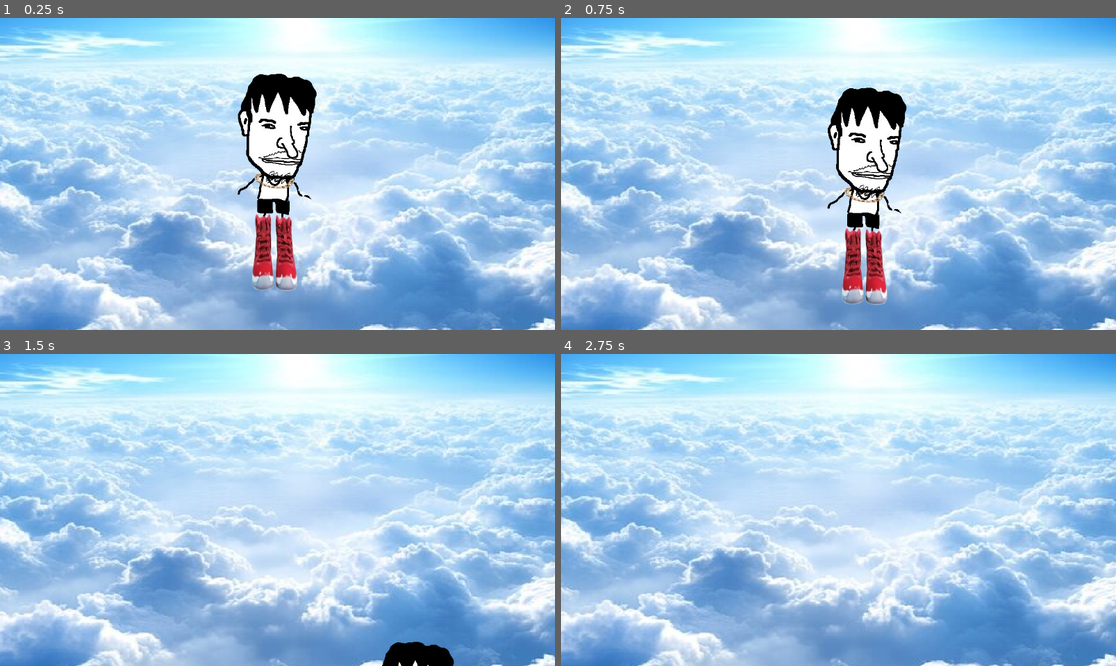
Above: before the commit, frames 1-4 (two rows, left to right).
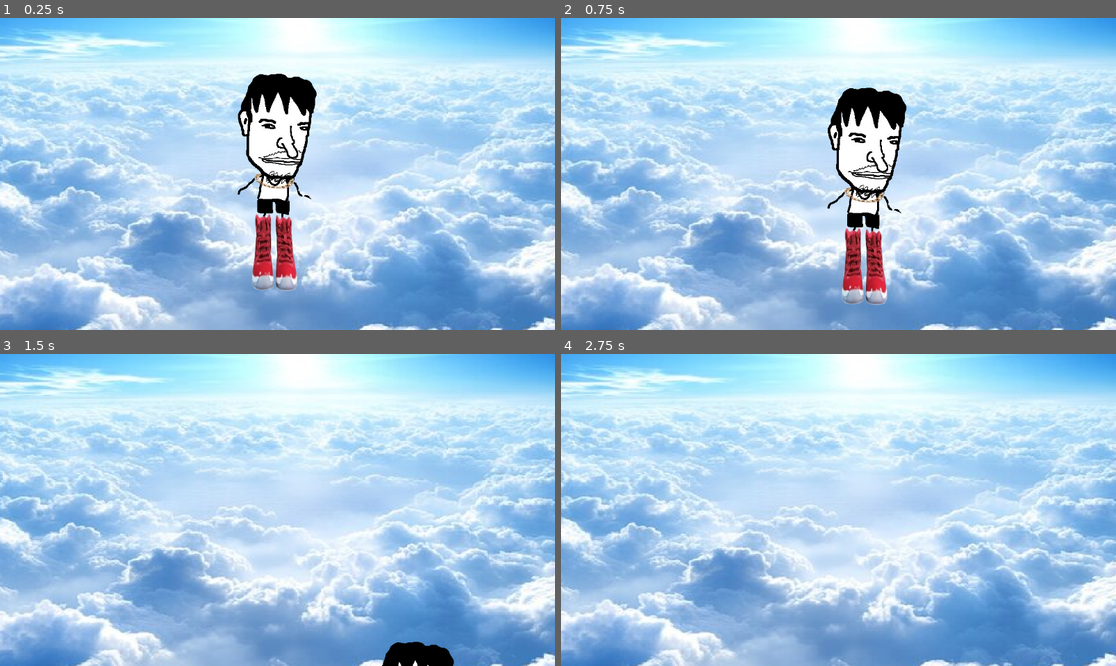
Above: after the commit, the same moments.

Repository: Gregenheimer/untitled-godot-game
Game: Godot game, scene res://scenes/main_scene.tscn
Same seed, same stepped clock (60 frames per second), same inputs: the game is played once before the commit and once after it.
Inputs:
- Up to frame 1 (0.25 s): no input
- Up to frame 2 (0.75 s): tap Enter (ui_accept) at 0.5, 0.6 s; hold D (Right) from 0.53 s (still down)
- Up to frame 3 (1.5 s): keep holding D (Right); tap Enter (ui_accept) at 0.77, 1.07, 1.35 s
- Up to frame 4 (2.75 s): tap Enter (ui_accept) at 1.52, 1.82, 2, 2.1 s; release D (Right) at 2.03 s; hold A (Left) from 2.03 s (still down)

The runs differ from the first frame. In frame 1, 0.5% of the frame differs, in the area x 0-100%, y 5-100%; in frame 2, 0.5%; in frame 3, 0.5%; in frame 4, 0.6%.

Commit message:
refine player logic

Diff:
--- a/scenes/main_scene.tscn
+++ b/scenes/main_scene.tscn
@@ -14,9 +14,12 @@
 [node name="aww" type="AudioStreamPlayer2D" parent="music"]
 stream = ExtResource("2_pw63i")
 autoplay = true
+parameters/looping = true
 
 [node name="noooo" type="AudioStreamPlayer2D" parent="music"]
 stream = ExtResource("3_gubc5")
+autoplay = true
+parameters/looping = true
 
 [node name="Camera2D" type="Camera2D" parent="."]
 
@@ -24,5 +27,5 @@
 z_index = 1
 
 [node name="base_background" type="Sprite2D" parent="."]
-scale = Vector2(2.8429239, 2.2)
+scale = Vector2(2.8429239, 2.1888888)
 texture = ExtResource("4_pu3yx")
--- a/scripts/chud_player.gd
+++ b/scripts/chud_player.gd
@@ -6,15 +6,11 @@
 var falling:= false
 
 
-signal fall
-
-func test():
-	falling = true
 
 func _physics_process(delta: float) -> void:
 
 	if Input.is_action_just_pressed("ui_accept"):
-		fall.emit(test())
+		falling = true
 	if not is_on_floor() and falling:
 		velocity += get_gravity() * delta
 
--- a/scripts/main_scene.gd
+++ b/scripts/main_scene.gd
@@ -6,9 +6,9 @@
 
 
 
-func music_config():
-	aww.stream_paused = true
-	noo.playing = true
-
-func _ready() -> void:
-	ChudPlayer.fall.emit(music_config())
+func _process(_delta: float) -> void:
+	if !ChudPlayer.falling:
+		noo.stream_paused = true
+	else:
+		aww.stream_paused = true
+		noo.stream_paused = false
